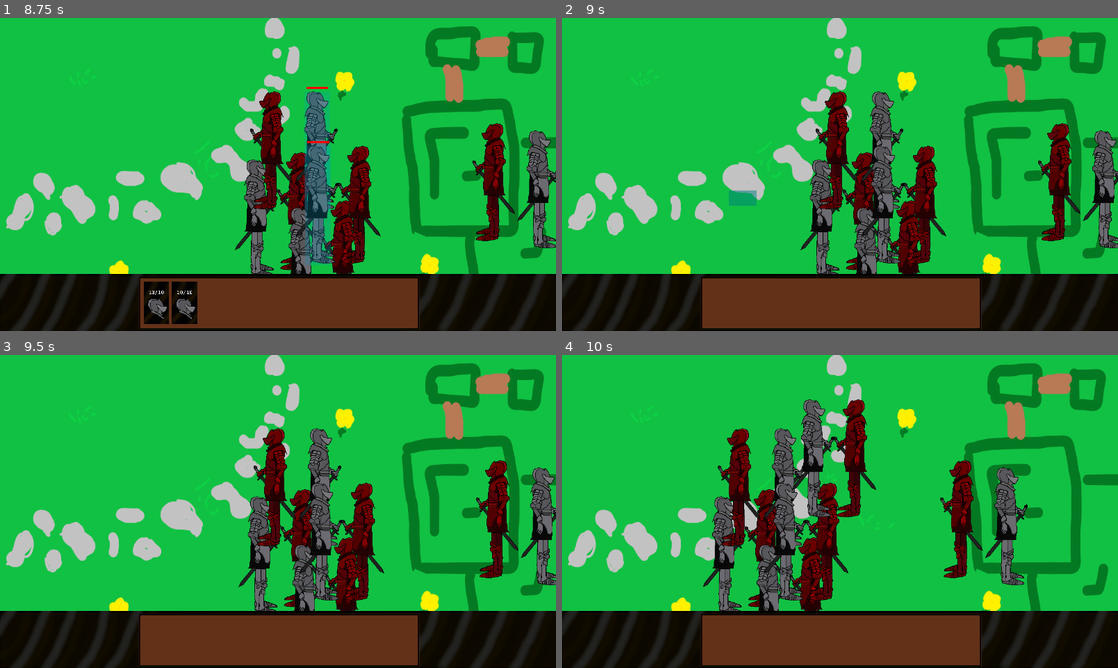
Above: before the commit, frames 1-4 (two rows, left to right).
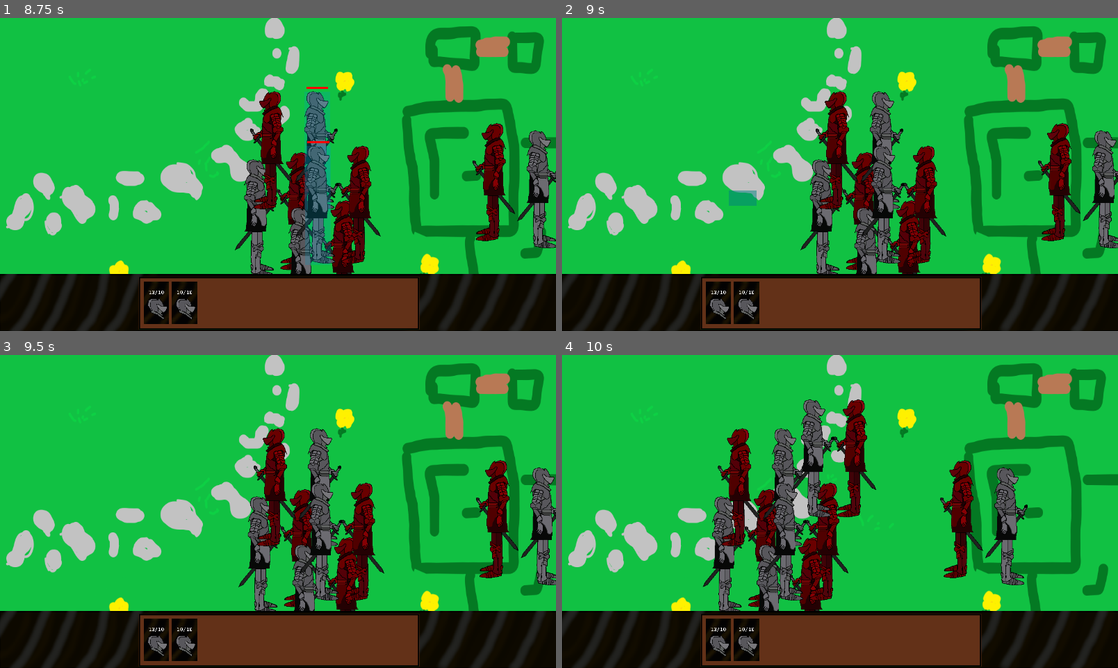
Above: after the commit, the same moments.

Repository: An0n3m0us/RSS-Godot
Game: Godot game, scene res://src/game/IntroScreen.tscn
The game is run twice, just before and just after one commit, with the same random seed, the same clock (stepped at 60 frames per second) and the same inputs.
Inputs (mouse positions are in pixels of both pictures, inside the frame that each line leads up to):
- Up to frame 1 (8.75 s): click (88, 115) at 0.5 s; click (88, 115) at 1.25 s; tap Enter at 2 s; move the mouse to (400, 158) at 2.02 s; hold Right 2.03-2.75 s; tap 1 every 1.5 s from 2.1 to 8.1 s; click (400, 158) at 2.17 s; tap Up at 2.27, 5.27, 8.27 s; tap 2 every 1.5 s from 2.3 to 8.3 s; drag from (166, 190) to (250, 237) at 2.77 s; move the mouse to (333, 105) at 3.52 s; hold Left 3.53-4.25 s; drag from (250, 237) to (111, 127) at 4.27 s; move the mouse to (444, 221) at 5.02 s; hold Right 5.03-5.75 s; drag from (111, 127) to (194, 96) at 5.77 s; move the mouse to (305, 174) at 6.52 s; hold Right 6.53-7.25 s; click (305, 174) at 6.67 s; drag from (194, 96) to (166, 190) at 7.27 s; move the mouse to (400, 158) at 8.02 s; hold Left from 8.03 s (still down)
- Up to frame 2 (9 s): release Left at 8.75 s; drag from (728, 190) to (812, 237) at 8.77 s
- Up to frame 3 (9.5 s): no input
- Up to frame 4 (10 s): move the mouse to (895, 442) at 9.52 s; hold Right from 9.53 s (still down); tap 1 at 9.6 s; tap 2 at 9.8 s

Frame 1 is identical in both runs. In frame 2, 1.2% of the frame differs, in the area x 25-36%, y 84-98%; in frame 3, 1.2%; in frame 4, 1.2%.
Error after the commit: Invalid get index '0' (on base: 'Array'). (res://src/scripts/GameScene.gd:74)

Commit message:
Create unit panel template

Diff:
--- a/src/scripts/GameScene.gd
+++ b/src/scripts/GameScene.gd
@@ -6,6 +6,8 @@
 var selected = []  # Array of selected units.
 var drag_start = Vector2.ZERO  # Location where drag began.
 var select_rect = RectangleShape2D.new()  # Collision shape for drag box.
+
+var characters = 0
 
 func _ready():
 	pass
@@ -21,6 +23,7 @@
 			player.position = get_global_mouse_position()
 			player.target = player.position
 			add_child(player)
+			characters += 1
 		if event.pressed and event.scancode == KEY_2:
 			var scene = load("res://src/actors/Esquire-enemy.tscn")
 			var player = scene.instance()
@@ -30,6 +33,7 @@
 			player.position = get_global_mouse_position()
 			player.target = player.position
 			add_child(player)
+			characters += 1
 
 	if event is InputEventMouseButton and event.button_index == BUTTON_LEFT:
 		if event.pressed:
@@ -63,8 +67,9 @@
 		draw_rect(Rect2(drag_start, get_global_mouse_position() - drag_start),
 			Color(0, .5, .5, 0.5), true)
 
-	if selected.size() > 0:
-		for i in range(0, selected.size()):
+	# PUSH CHARACTERS TO TABLE TO ACCESS SELECTED VALUE
+	for i in range(0, characters):
+		if characters:
 			var uniticon = preload("res://src/unitpanel/UnitIcon.tscn").instance()
 			if selected[i].collider.type == "Esquire":
 				uniticon.get_child(0).texture = load("res://assets/images/unitpanel/normalicon.png")
@@ -72,8 +77,8 @@
 				uniticon.get_child(0).texture = load("res://assets/images/unitpanel/enemyicon.png")
 			uniticon.position = Vector2(360+(i*50)+(i*15), 655)
 			get_node("Units").add_child(uniticon)
-	else:
-		for n in get_node("Units").get_children():
-			get_node("Units").remove_child(n)
-			n.queue_free()
+		else:
+			for n in get_node("Units").get_children():
+				get_node("Units").remove_child(n)
+				n.queue_free()
 	#draw_texture_rect(texture, Rect2(50, 50, 50, 50), 0)
